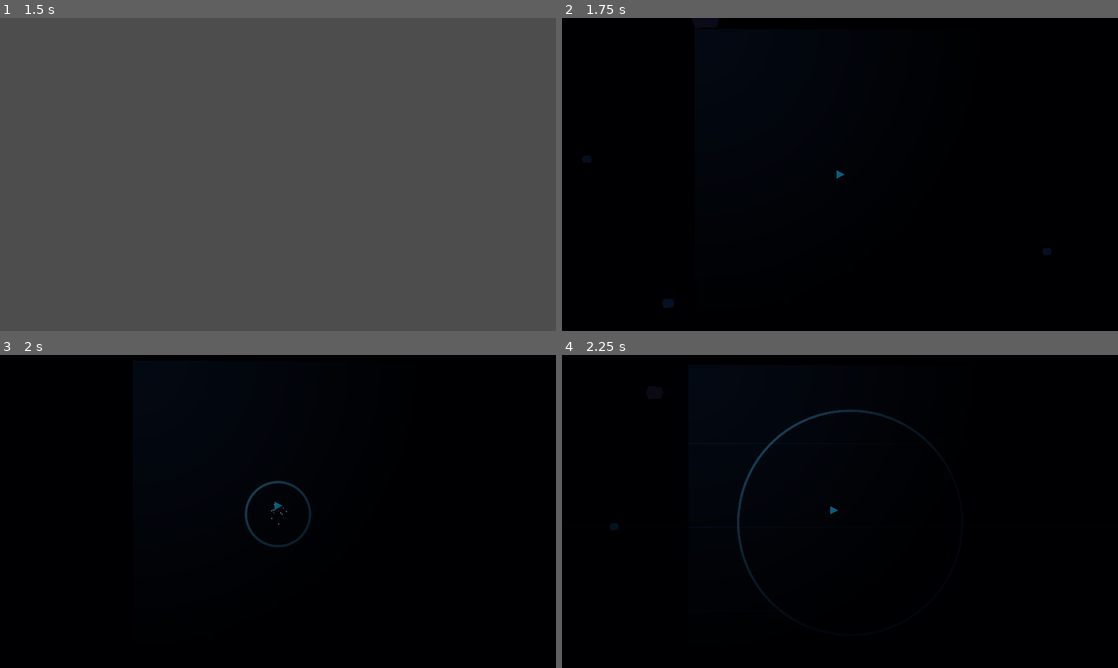
Above: before the commit, frames 1-4 (two rows, left to right).
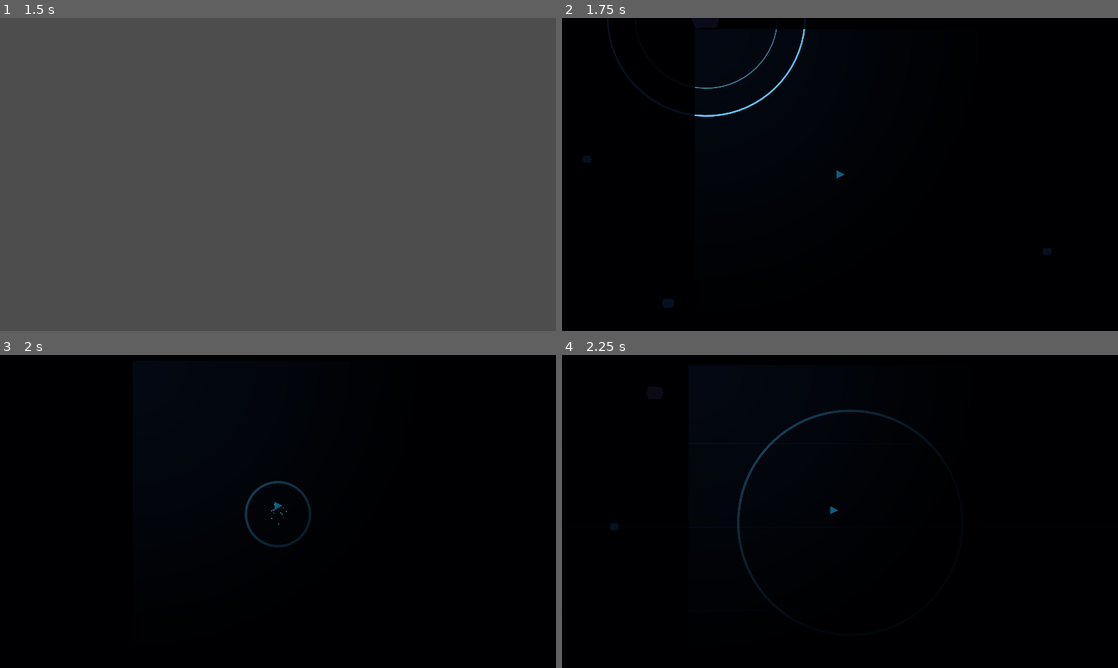
Above: after the commit, the same moments.

Repository: Constantine-S-AN/survival
Game: Godot game, scene res://tests/TestRunner.tscn
The game is run twice, just before and just after one commit, with the same random seed, the same clock (stepped at 60 frames per second) and the same inputs. This scene is started directly instead of the project's main scene.
Inputs (mouse positions are in pixels of both pictures, inside the frame that each line leads up to):
- Up to frame 1 (1.5 s): tap Enter at 0.5 s; move the mouse to (250, 237) at 0.52 s; hold W (move_up) from 0.53 s (still down); tap Space (dash) at 0.6, 1.25, 1.35 s; click (250, 237) at 0.67 s; move the mouse to (444, 221) at 1.27 s
- Up to frame 2 (1.75 s): keep holding W (move_up)
- Up to frame 3 (2 s): keep holding W (move_up)
- Up to frame 4 (2.25 s): move the mouse to (673, 464) at 2.02 s; release W (move_up) at 2.03 s; hold A (move_left) from 2.03 s (still down); click (673, 464) at 2.1 s

Frame 1 is identical in both runs. In frame 2, 0.4% of the frame differs, in the area x 8-44%, y 0-32%; in frame 3, nothing differs; in frame 4, nothing differs.

Commit message:
Wire boss phase feedback into world and HUD

Diff:
--- a/scripts/game/game_root.gd
+++ b/scripts/game/game_root.gd
@@ -75,6 +75,8 @@
 	world.enemy_manager.boss_spawned.connect(_on_boss_spawned)
 	world.enemy_manager.boss_phase_changed.connect(_on_boss_phase_changed)
 	world.enemy_manager.boss_defeated.connect(_on_boss_defeated)
+	world.enemy_manager.boss_echoes_spawned.connect(_on_boss_echoes_spawned)
+	world.enemy_manager.boss_true_form_revealed.connect(_on_boss_true_form_revealed)
 	world.map_event_triggered.connect(_on_map_event_triggered)
 	world.hazard_state_changed.connect(_on_hazard_state_changed)
 	FeedbackBus.hit_landed.connect(_on_hit_landed)
@@ -171,13 +173,28 @@
 	if run_state != STATE_PLAYING:
 		return
 	ui.show_system_message(telegraph_text if not telegraph_text.is_empty() else "Boss phase shift", true)
-	world.play_boss_warning_sfx()
+	if _phase_id == "phase_2":
+		world.play_boss_phase2_sfx()
+	else:
+		world.play_boss_warning_sfx()
 
 
 func _on_boss_defeated(_boss_id: String) -> void:
 	if run_state != STATE_PLAYING:
 		return
 	ui.show_system_message("Boss eliminated. Signal field stabilizing.", false)
+
+
+func _on_boss_echoes_spawned(_boss_id: String, count: int, _world_position: Vector2) -> void:
+	if run_state != STATE_PLAYING:
+		return
+	ui.show_system_message("False echoes deployed: %d" % count, true)
+
+
+func _on_boss_true_form_revealed(_boss_id: String, _world_position: Vector2) -> void:
+	if run_state != STATE_PLAYING:
+		return
+	ui.show_system_message("True core exposed. Push damage now.", false)
 
 
 func _on_player_level_up_requested(options: Array) -> void:
@@ -445,6 +462,9 @@
 	snapshot["next_pursuer_eta"] = float(noise_debug.get("next_pursuer_eta", -1.0))
 	snapshot["boss_state"] = String(noise_debug.get("boss_state", "idle"))
 	snapshot["boss_id"] = String(noise_debug.get("boss_id", ""))
+	snapshot["boss_decoy_count"] = int(noise_debug.get("boss_decoy_count", 0))
+	snapshot["boss_true_form_revealed"] = bool(noise_debug.get("boss_true_form_revealed", false))
+	snapshot["boss_telegraph_count"] = world.get_active_boss_telegraph_count()
 	snapshot["elite_chance"] = float(noise_debug.get("elite_chance", 0.0))
 	snapshot["noise_spawn_rate_multiplier"] = float(noise_debug.get("noise_spawn_rate_multiplier", 1.0))
 	snapshot["map_spawn_rate_multiplier"] = float(noise_debug.get("map_spawn_rate_multiplier", 1.0))
--- a/scripts/game/world.gd
+++ b/scripts/game/world.gd
@@ -5,6 +5,7 @@
 signal hazard_state_changed(active: bool, warning_text: String)
 
 const MapRuntimeClass := preload("res://scripts/core/map_runtime.gd")
+const BossTelegraphEffectClass := preload("res://scripts/effects/boss_telegraph_effect.gd")
 
 @onready var projectile_manager = $ProjectileManager
 @onready var pool_manager = $PoolManager
@@ -33,6 +34,7 @@
 var active_contract_ids: Array[String] = []
 var last_hazard_active: bool = false
 var last_hazard_warning_active: bool = false
+var boss_fx_layer: Node2D
 const PROJECTILE_POOL_KEY := "projectile"
 const PICKUP_POOL_KEY := "pickup"
 const ENEMY_POOL_KEY := "enemy"
@@ -43,6 +45,9 @@
 
 func _ready() -> void:
 	sfx_rng.seed = int(Time.get_unix_time_from_system())
+	boss_fx_layer = Node2D.new()
+	boss_fx_layer.name = "BossFxLayer"
+	add_child(boss_fx_layer)
 	_configure_synth_player(hit_sfx)
 	_configure_synth_player(shot_sfx)
 	_setup_pools()
@@ -52,6 +57,10 @@
 	current_map_id = DataRegistry.get_default_map_id()
 	FeedbackBus.hit_landed.connect(_on_hit_landed)
 	FeedbackBus.shot_fired.connect(_on_shot_fired)
+	if enemy_manager != null:
+		enemy_manager.boss_telegraph_requested.connect(_on_boss_telegraph_requested)
+		enemy_manager.boss_echoes_spawned.connect(_on_boss_echoes_spawned)
+		enemy_manager.boss_true_form_revealed.connect(_on_boss_true_form_revealed)
 	queue_redraw()
 
 
@@ -63,6 +72,7 @@
 	contract_bundle: Dictionary = {},
 	contract_ids: Array = []
 ) -> void:
+	_clear_boss_fx()
 	_setup_pools()
 	if pool_manager != null and pool_manager.has_method("reset_stats"):
 		pool_manager.reset_stats()
@@ -202,6 +212,33 @@
 		"total": 0,
 		"hit_rate": -1.0
 	}
+
+
+func get_active_boss_telegraph_count() -> int:
+	if boss_fx_layer == null:
+		return 0
+	return boss_fx_layer.get_child_count()
+
+
+func spawn_boss_telegraph(telegraph_type: String, payload: Dictionary = {}) -> void:
+	if BossTelegraphEffectClass == null:
+		return
+	if boss_fx_layer == null:
+		return
+	var telegraph := BossTelegraphEffectClass.new()
+	if telegraph == null:
+		return
+	boss_fx_layer.add_child(telegraph)
+	telegraph.configure(telegraph_type, payload)
+
+
+func _clear_boss_fx() -> void:
+	if boss_fx_layer == null:
+		return
+	for child in boss_fx_layer.get_children():
+		if child == null or not is_instance_valid(child):
+			continue
+		child.queue_free()
 
 
 func set_current_map(map_id: String, run_seed: int = 0) -> void:
@@ -436,6 +473,39 @@
 	_play_shot_sfx(intensity)
 
 
+func _on_boss_telegraph_requested(telegraph_type: String, payload: Dictionary) -> void:
+	spawn_boss_telegraph(telegraph_type, payload)
+
+
+func _on_boss_echoes_spawned(_boss_id: String, count: int, world_position: Vector2) -> void:
+	play_boss_echo_spawn_sfx()
+	spawn_boss_telegraph("ring", {
+		"origin": world_position,
+		"radius": 92.0 + float(count) * 22.0,
+		"duration": 0.62,
+		"line_width": 4.5,
+		"color": "#7ee8ff"
+	})
+
+
+func _on_boss_true_form_revealed(_boss_id: String, world_position: Vector2) -> void:
+	play_boss_true_reveal_sfx()
+	spawn_boss_telegraph("cone", {
+		"origin": world_position,
+		"radius": 220.0,
+		"duration": 0.55,
+		"line_width": 4.0,
+		"cone_angle_deg": 90.0,
+		"direction": Vector2.RIGHT.rotated(float(Time.get_ticks_msec() % 3600) * 0.0018),
+		"color": "#a8f7ff"
+	})
+	FeedbackBus.emit_sonar_pulse(world_position, {
+		"source": "skill",
+		"strength": 0.95,
+		"radius_scale": 1.2
+	})
+
+
 func _spawn_hit_particles(world_position: Vector2, intensity: float, killed: bool) -> void:
 	var p := CPUParticles2D.new()
 	add_child(p)
@@ -526,6 +596,51 @@
 			generator.push_frame(Vector2(sample, sample))
 
 
+func play_boss_phase2_sfx() -> void:
+	hit_sfx.play()
+	var playback = hit_sfx.get_stream_playback()
+	if playback is AudioStreamGeneratorPlayback:
+		var generator: AudioStreamGeneratorPlayback = playback
+		var sample_rate := 44100.0
+		var length := 0.32
+		for i in range(int(sample_rate * length)):
+			var t := float(i) / sample_rate
+			var env := exp(-t * 6.4)
+			var freq := 140.0 + 110.0 * sin(t * TAU * 3.2)
+			var sample := sin(TAU * freq * t) * env * 0.31
+			generator.push_frame(Vector2(sample, sample))
+
+
+func play_boss_echo_spawn_sfx() -> void:
+	shot_sfx.play()
+	var playback = shot_sfx.get_stream_playback()
+	if playback is AudioStreamGeneratorPlayback:
+		var generator: AudioStreamGeneratorPlayback = playback
+		var sample_rate := 44100.0
+		var length := 0.14
+		for i in range(int(sample_rate * length)):
+			var t := float(i) / sample_rate
+			var env := exp(-t * 13.0)
+			var freq := 460.0 + 220.0 * sin(t * TAU * 6.0)
+			var sample := sin(TAU * freq * t) * env * 0.19
+			generator.push_frame(Vector2(sample, sample))
+
+
+func play_boss_true_reveal_sfx() -> void:
+	hit_sfx.play()
+	var playback = hit_sfx.get_stream_playback()
+	if playback is AudioStreamGeneratorPlayback:
+		var generator: AudioStreamGeneratorPlayback = playback
+		var sample_rate := 44100.0
+		var length := 0.18
+		for i in range(int(sample_rate * length)):
+			var t := float(i) / sample_rate
+			var env := exp(-t * 10.0)
+			var sweep := 280.0 + 640.0 * t
+			var sample := sin(TAU * sweep * t) * env * 0.24
+			generator.push_frame(Vector2(sample, sample))
+
+
 func _draw() -> void:
 	draw_rect(Rect2(Vector2(-4200.0, -4200.0), Vector2(8400.0, 8400.0)), Color(0.015, 0.03, 0.055, 1.0), true)
 	for i in range(-30, 31):
--- a/scripts/ui/ui_layer.gd
+++ b/scripts/ui/ui_layer.gd
@@ -544,6 +544,11 @@
 			String(data.get("boss_state", "idle")),
 			String(data.get("boss_id", ""))
 		],
+		"boss_decoys: %d  true_form: %s  telegraphs: %d" % [
+			int(data.get("boss_decoy_count", 0)),
+			"YES" if bool(data.get("boss_true_form_revealed", false)) else "NO",
+			int(data.get("boss_telegraph_count", 0))
+		],
 		"contracts_active: %s" % str(data.get("contracts_active", [])),
 		"contract_event_rate_mult: %.2f" % float(data.get("contract_event_rate_mult", 1.0)),
 		"revealed_count: %d" % int(data.get("revealed_count", 0)),
